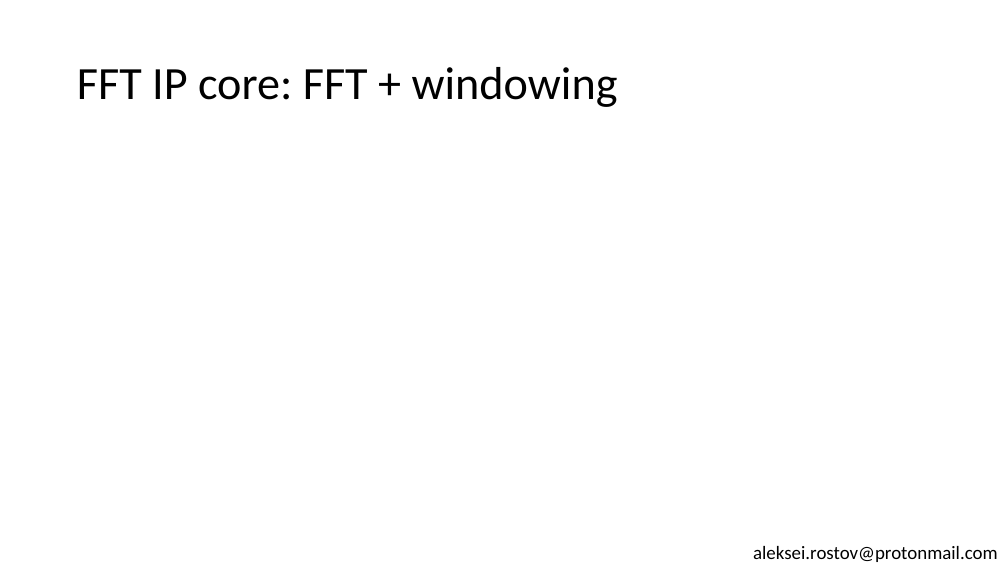
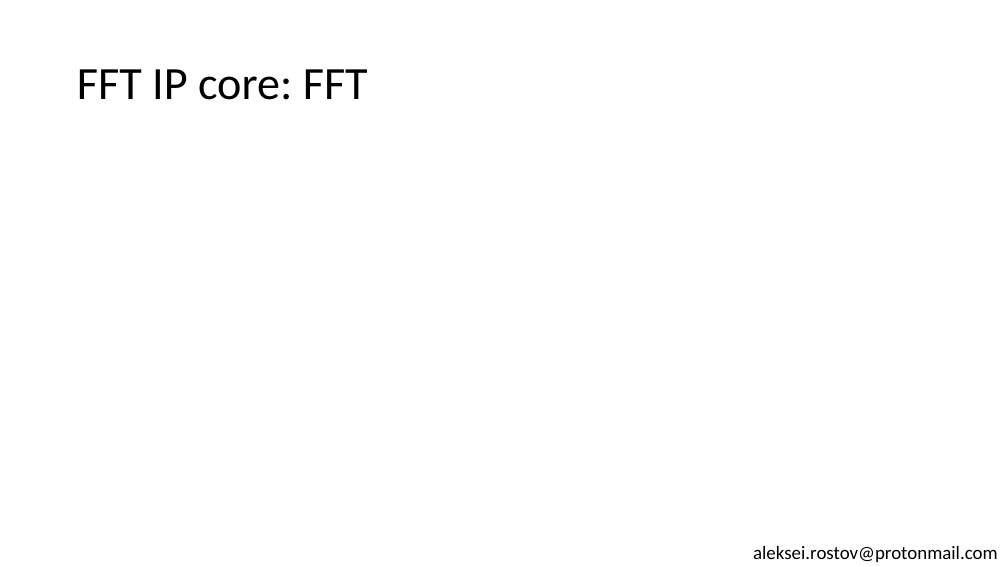
Before and after one commit to farbius/dsp_xilinx_ip, a slide deck: slide 8 of presentation/Xilinx IP cores for Digital Signal Processing.pptx. Drawn at 1008x567 pixels with LibreOffice and Linux fonts; fonts in the diff are those of the drawing. Boxes give left, top, right and bottom in pixels: in the first picture for what was removed or moved away, otherwise in the second. Text is boxed around its words. In the diff, an @@ line names an element or a change of style, - is before the commit and + after.

```diff
--- a/presentation/Xilinx IP cores for Digital Signal Processing.pptx
+++ b/presentation/Xilinx IP cores for Digital Signal Processing.pptx
@@ title at [77,69,368,100]: text changed @@
-FFT IP core: FFT + windowing
+FFT IP core: FFT
```
Also in this commit, not shown: 3 other slides changed, 6 other files.
